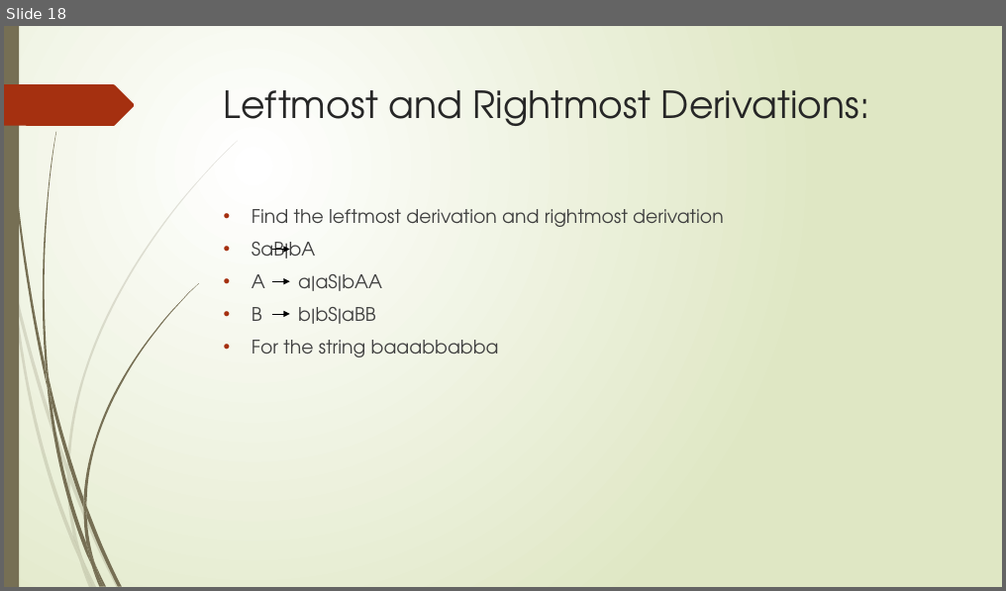
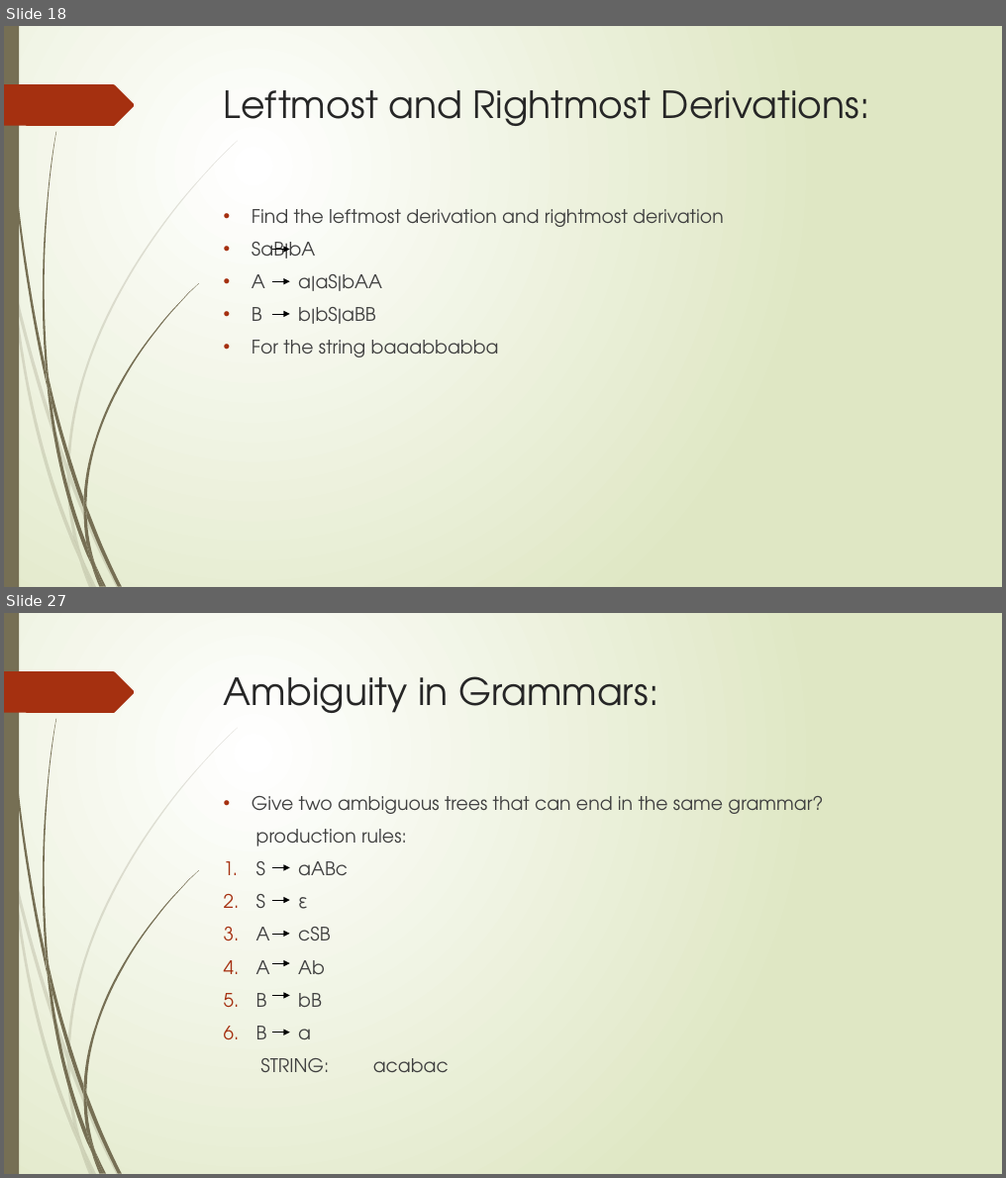
Before and after one commit to Federal-Urdu-University/Theory-of-Automata, a slide deck: Chap-3.pptx. Shown one above the other, each under a label of ours: slide 18 before the commit, slides 18 and 27 after it; the slides between them are not shown. The pictures are 1006x591 and 1006x1178 pixels, drawn with LibreOffice and Linux fonts; fonts in the diff are those of the drawing. Boxes give left, top, right and bottom in pixels: in the first picture for what was removed or moved away, otherwise in the second. Text is boxed around its words. In the diff, an @@ line names an element or a change of style, - is before the commit and + after.

```diff
--- a/Chap-3.pptx
+++ b/Chap-3.pptx
@@ slide 27 added at (4, 613, 1002, 1174), background gradient #FFFFFF to #DFE8C4; not listed: 24 template elements that a slide beside it also shows @@
@@ title added at (224, 676, 659, 713), 36 pt, text #262626 @@
+Ambiguity in Grammars:
@@ text added at (252, 796, 823, 1072), 18 pt, text #404040 @@
+• Give two ambiguous trees that can end in the same grammar?
+  production rules:
+1. S aABc
+2. S ε
+3. A cSB
+4. A Ab
+5. B bB
+6. B a
+STRING: acabac
@@ arrow added from (272, 868) to (290, 868), #000000 0.75 pt @@
@@ arrow added from (272, 900) to (290, 900), #000000 0.75 pt @@
@@ arrow added from (272, 934) to (290, 934), #000000 0.75 pt @@
@@ arrow added from (272, 963) to (290, 963), #000000 0.75 pt @@
@@ arrow added from (272, 995) to (290, 995), #000000 0.75 pt @@
@@ arrow added from (272, 1032) to (290, 1032), #000000 0.75 pt @@
```
Also in this commit, not shown: 1 slide changed, 16 other slides added, 1 other file.
